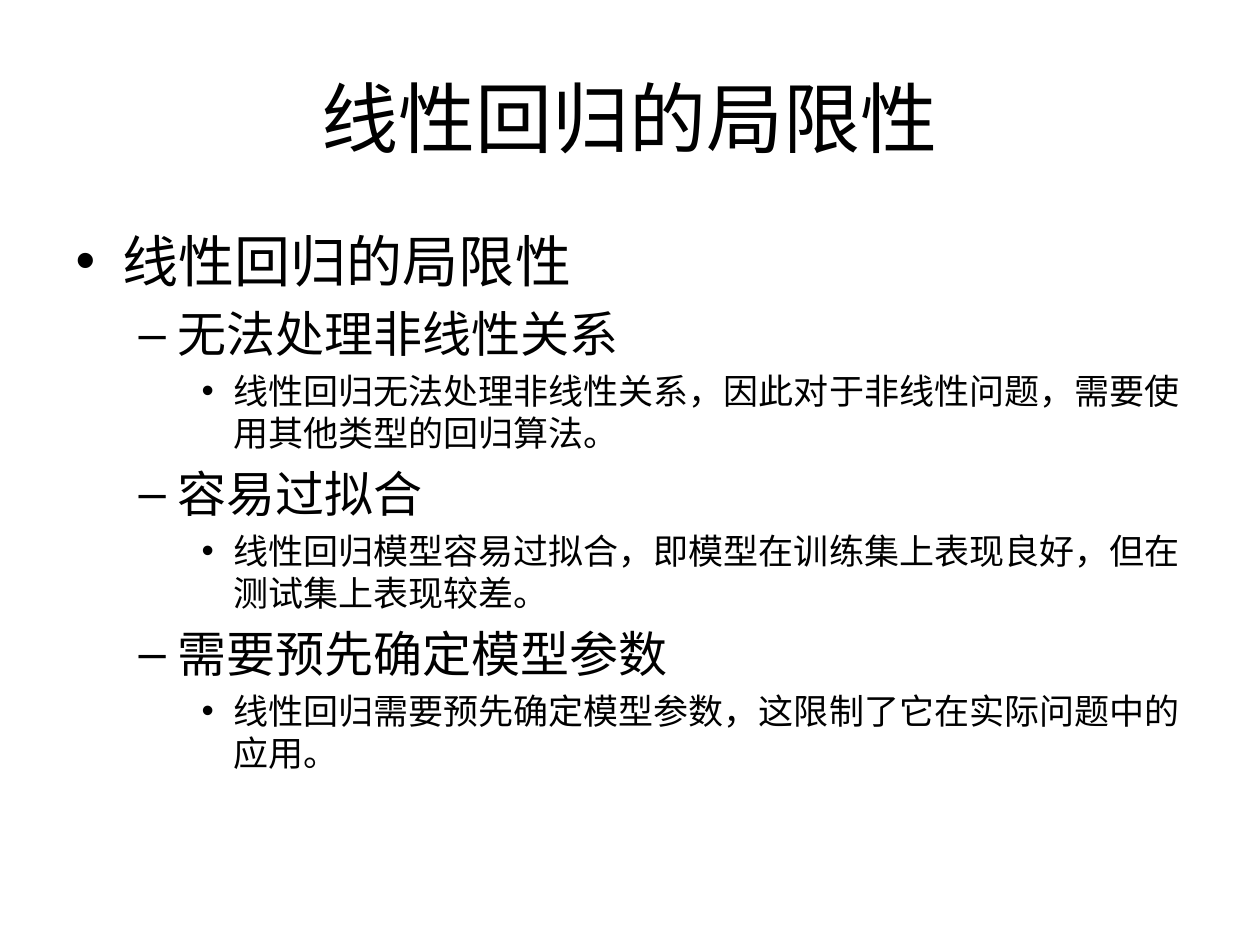
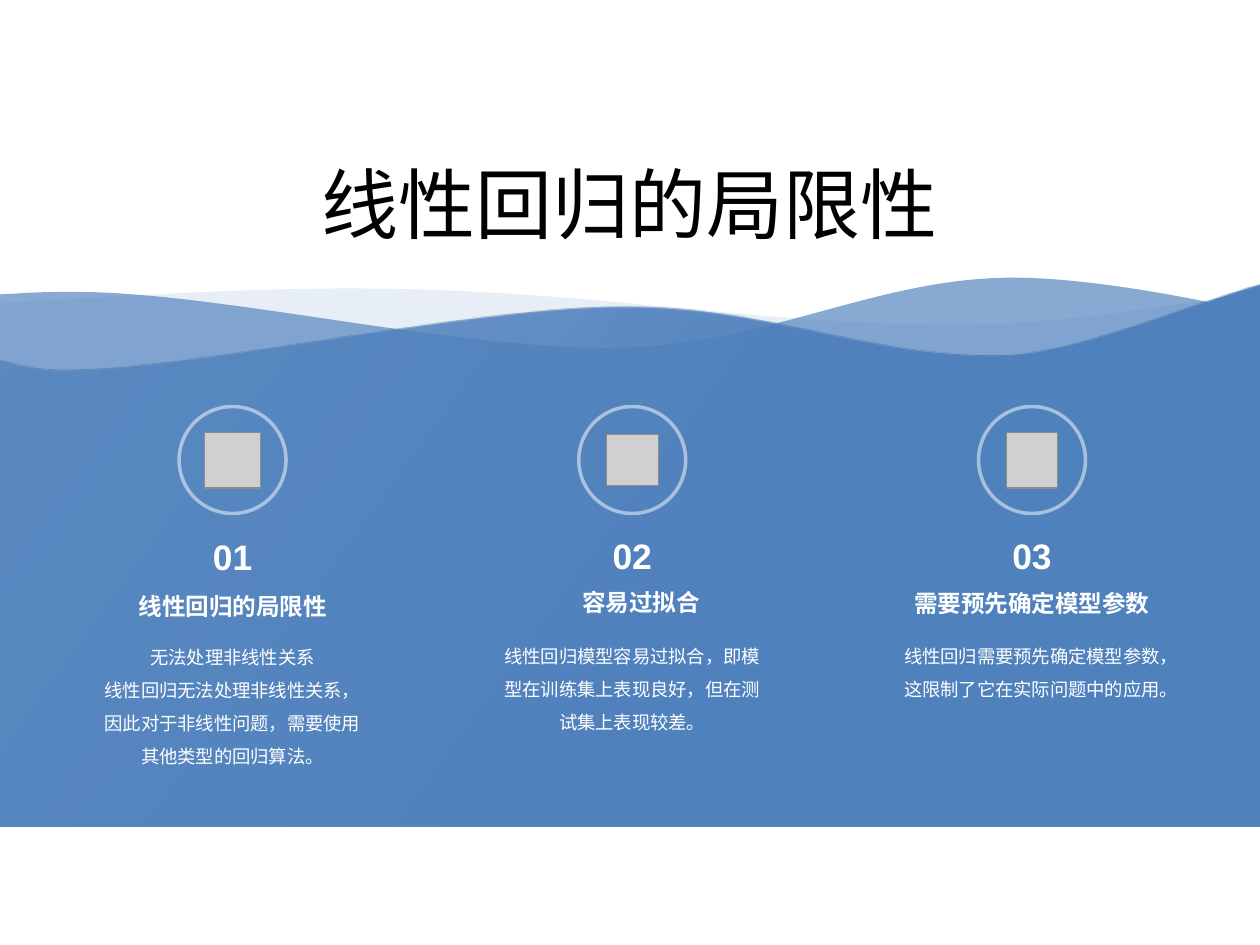
Before and after one commit to CWJ10242048/Lingxi-Lesson-Preparation-System, a slide deck: slide 5 of result/机器学习课程线性回归课时教学PPT.pptx. Drawn at 1260x945 pixels with LibreOffice and Linux fonts; fonts in the diff are those of the drawing; grey boxes stand for pictures; background and template pictures are left out. Boxes give left, top, right and bottom in pixels: in the first picture for what was removed or moved away, otherwise in the second. Text is boxed around its words. In the diff, an @@ line names an element or a change of style, - is before the commit and + after.

```diff
--- a/result/机器学习课程线性回归课时教学PPT.pptx
+++ b/result/机器学习课程线性回归课时教学PPT.pptx
@@ title "线性回归的局限性": place and size @@
-title "线性回归的局限性" at (322, 82, 938, 154)
+title "线性回归的局限性" at (321, 168, 937, 240)
@@ title "线性回归的局限性" at (321, 168, 937, 240): vertical alignment middle to bottom @@
@@ text removed at (123, 235, 1179, 769) @@
-• 线性回归的局限性
-  – 无法处理非线性关系
-    • 线性回归无法处理非线性关系，因此对于非线性问题，需要使用其他类型的回归算法。
-  – 容易过拟合
-    • 线性回归模型容易过拟合，即模型在训练集上表现良好，但在测试集上表现较差。
-  – 需要预先确定模型参数
-    • 线性回归需要预先确定模型参数，这限制了它在实际问题中的应用。
@@ freeform shape added at (0, 277, 1260, 827), fill #4F81BD at 67% opacity @@
@@ freeform shape added at (0, 285, 1260, 828), fill gradient #4F81BD @@
@@ freeform shape added at (0, 289, 1260, 828), fill #4F81BD at 13% opacity @@
@@ ellipse added at (179, 407, 286, 514), outline #FFFFFF 2 pt @@
@@ ellipse added at (578, 407, 685, 514), outline #FFFFFF 2 pt @@
@@ ellipse added at (979, 407, 1086, 514), outline #FFFFFF 2 pt @@
@@ picture added at (204, 432, 261, 488) @@
@@ picture added at (606, 435, 658, 485) @@
@@ picture added at (1007, 432, 1058, 488) @@
@@ text added at (213, 545, 252, 571), 20.2 pt, text #FFFFFF, bold @@
+01
@@ text added at (613, 544, 652, 570), 20.2 pt, text #FFFFFF, bold @@
+02
@@ text added at (1012, 544, 1051, 570), 20.2 pt, text #FFFFFF, bold @@
+03
@@ text added at (139, 595, 327, 617), 13.5 pt, text #FFFFFF, bold @@
+线性回归的局限性
@@ text added at (582, 591, 700, 613), 13.5 pt, text #FFFFFF, bold @@
+容易过拟合
@@ text added at (914, 592, 1149, 614), 13.5 pt, text #FFFFFF, bold @@
+需要预先确定模型参数
@@ text added at (105, 648, 360, 765), 10.5 pt, text #FFFFFF @@
+无法处理非线性关系
+线性回归无法处理非线性关系，因此对于非线性问题，需要使用其他类型的回归算法。
@@ text added at (504, 647, 759, 731), 10.5 pt, text #FFFFFF @@
+线性回归模型容易过拟合，即模型在训练集上表现良好，但在测试集上表现较差。
@@ text added at (904, 647, 1178, 698), 10.5 pt, text #FFFFFF @@
+线性回归需要预先确定模型参数，这限制了它在实际问题中的应用。
```
Also in this commit, not shown: 6 other slides changed, 20 other files.
